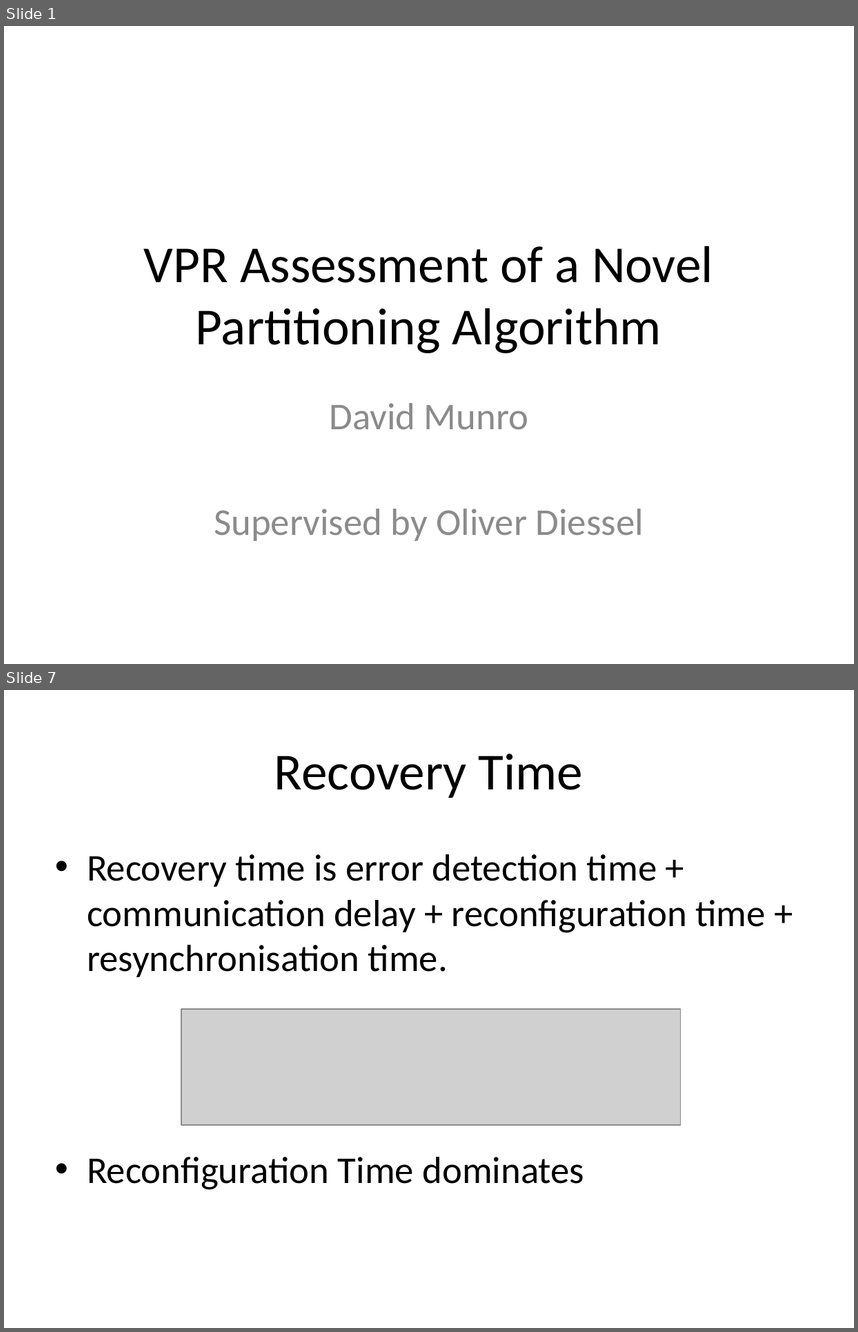
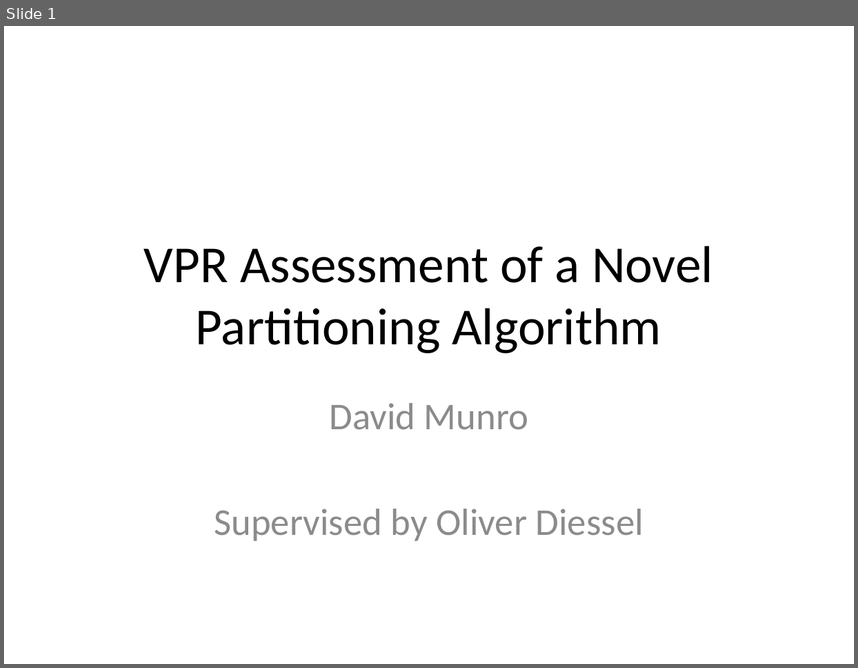
Before and after one commit to Jemima/ths, a slide deck: demo.pptx. Shown one above the other, each under a label of ours: slides 1 and 7 before the commit, slide 1 after it; the slides between them are not shown. The pictures are 858x1332 and 858x668 pixels, drawn with LibreOffice and Linux fonts; fonts in the diff are those of the drawing; grey boxes stand for pictures. Boxes give left, top, right and bottom in pixels: in the first picture for what was removed or moved away, otherwise in the second. Text is boxed around its words. In the diff, an @@ line names an element or a change of style, - is before the commit and + after.

```diff
--- a/demo.pptx
+++ b/demo.pptx
@@ slide 7 removed at (4,690,854,1328), background #FFFFFF @@
@@ title removed at (274,753,583,798) @@
-Recovery Time
@@ text removed at (87,854,765,1190) @@
-• Recovery time is error detection time + communication delay + reconfiguration time + resynchronisation time.
-• Reconfiguration Time dominates
@@ picture removed at (181,1009,682,1125) @@
```
Also in this commit, not shown: 7 slides changed, 2 slides added, 4 other slides removed, 11 other files.
